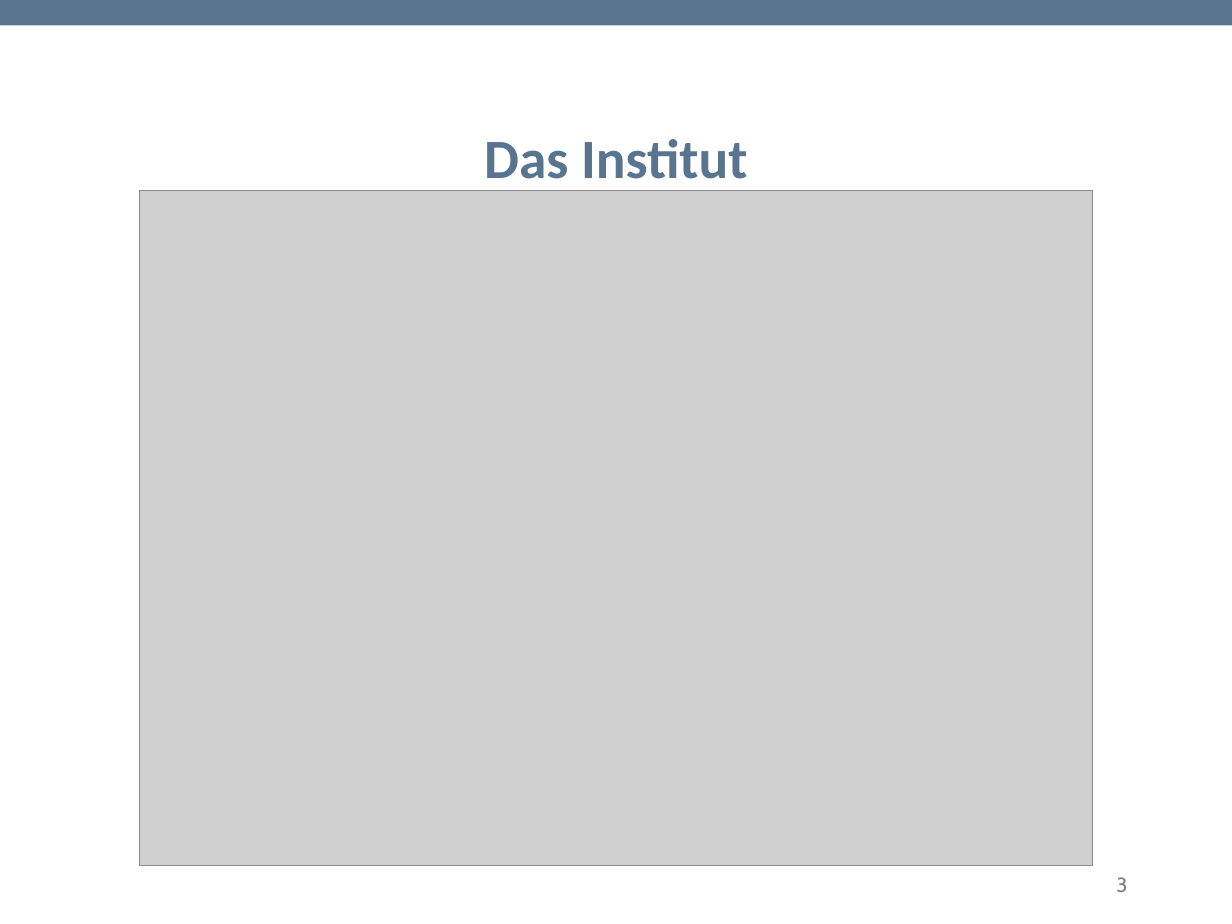
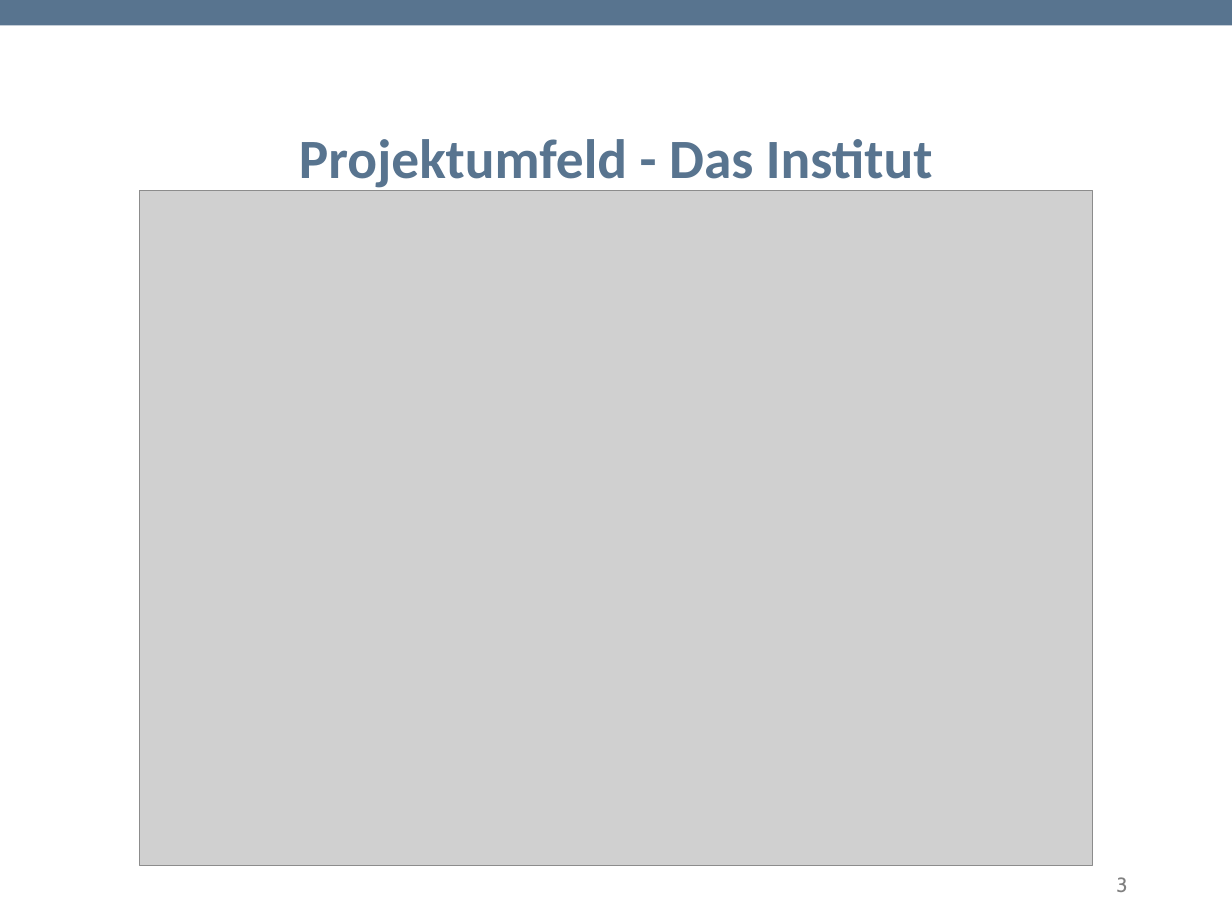
Before and after one commit to TwoHorus/dbExelExportLaravel, a slide deck: slide 3 of DOC/Fachgespraech.pptx. Drawn at 1232x924 pixels with LibreOffice and Linux fonts; fonts in the diff are those of the drawing; grey boxes stand for pictures; background and template pictures are left out. Boxes give left, top, right and bottom in pixels: in the first picture for what was removed or moved away, otherwise in the second. Text is boxed around its words. In the diff, an @@ line names an element or a change of style, - is before the commit and + after.

```diff
--- a/DOC/Fachgespraech.pptx
+++ b/DOC/Fachgespraech.pptx
@@ title at [299, 139, 932, 192]: text changed @@
-Das Institut
+Projektumfeld - Das Institut
```
Also in this commit, not shown: 1 other slide changed.
